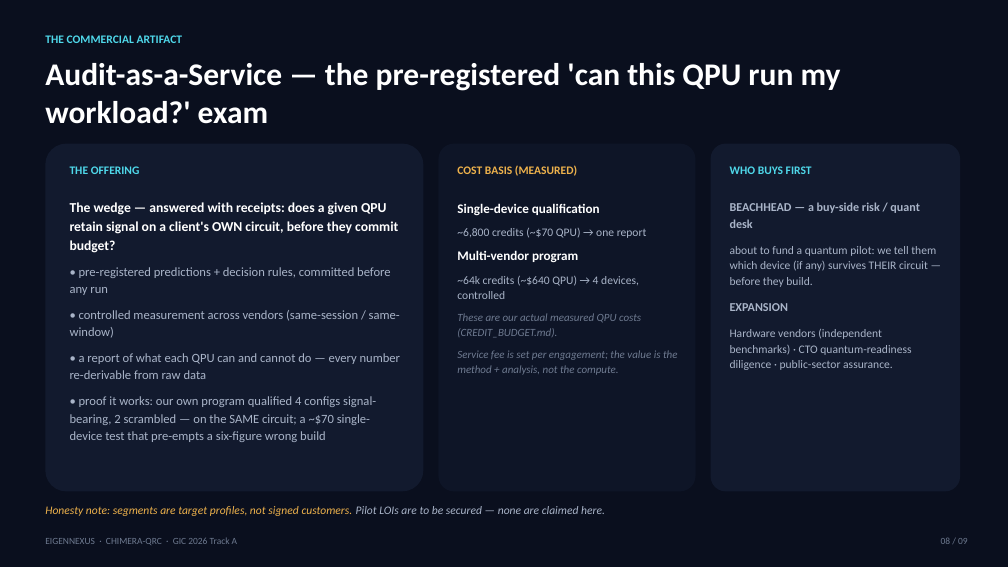
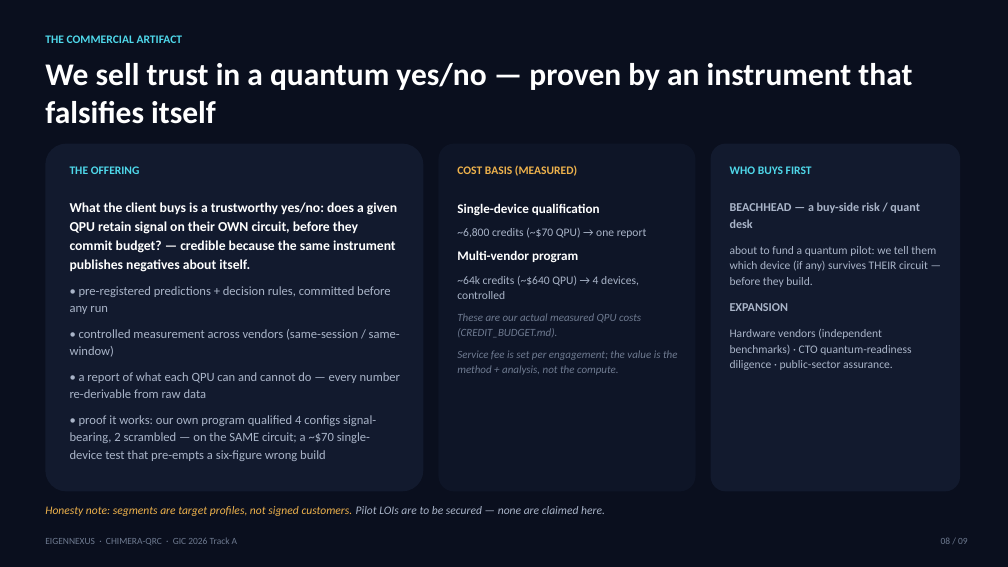
Before and after one commit to christianmetzl/potomac_dynamicsystemsforecasting, a slide deck: slide 8 of docs/EIGENNEXUS_CxO_Deck.pptx. Drawn at 1008x567 pixels with LibreOffice and Linux fonts; fonts in the diff are those of the drawing. Boxes give left, top, right and bottom in pixels: in the first picture for what was removed or moved away, otherwise in the second. Text is boxed around its words. In the diff, an @@ line names an element or a change of style, - is before the commit and + after.

```diff
--- a/docs/EIGENNEXUS_CxO_Deck.pptx
+++ b/docs/EIGENNEXUS_CxO_Deck.pptx
@@ text at box(45, 63, 912, 124): text changed @@
-Audit-as-a-Service — the pre-registered 'can this QPU run my workload?' exam
+We sell trust in a quantum yes/no — proven by an instrument that falsifies itself
@@ text at box(70, 202, 397, 272): text changed @@
-The wedge — answered with receipts: does a given QPU retain signal on a client's OWN circuit, before they commit budget?
+What the client buys is a trustworthy yes/no: does a given QPU retain signal on their OWN circuit, before they commit budget? — credible because the same instrument publishes negatives about itself.
```
Also in this commit, not shown: 4 other files.
